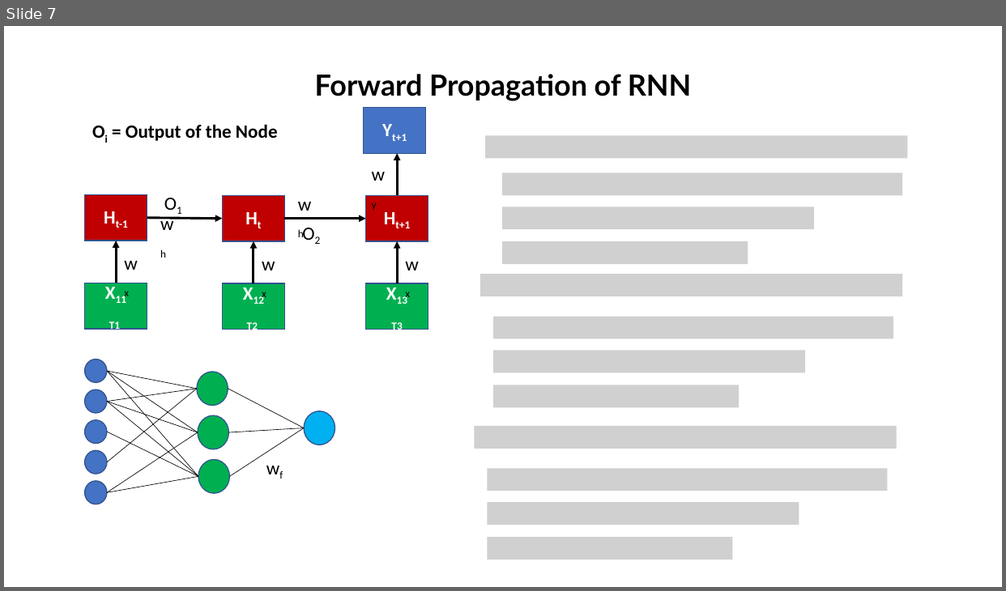
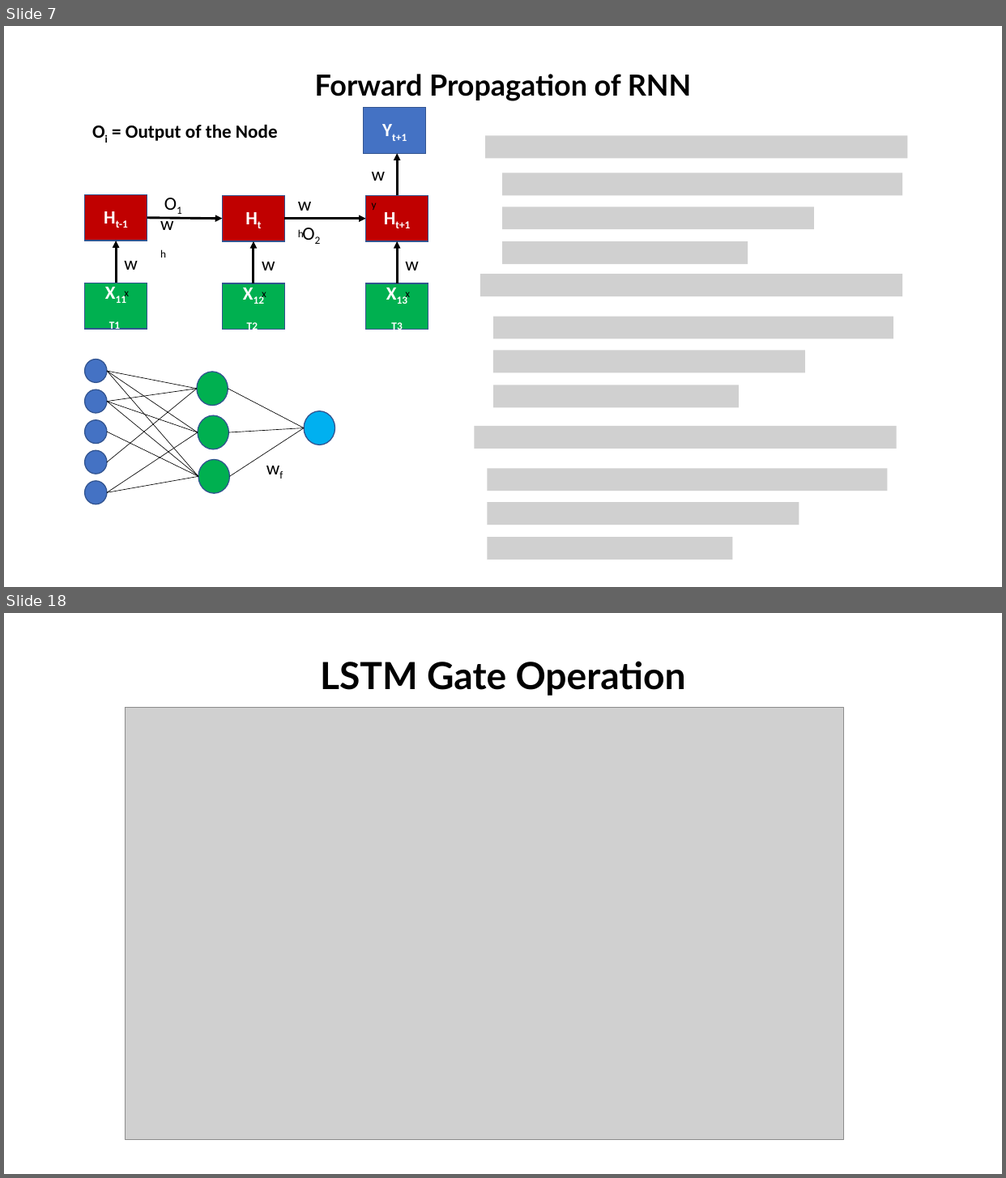
Before and after one commit to alaminbhuyan/ML_DL_AI_Files, a slide deck: DEEP LEARNING/RNN/RNN Concept.pptx. Shown one above the other, each under a label of ours: slide 7 before the commit, slides 7 and 18 after it; the slides between them are not shown. The pictures are 1006x591 and 1006x1178 pixels, drawn with LibreOffice and Linux fonts; fonts in the diff are those of the drawing; grey boxes stand for pictures. Boxes give left, top, right and bottom in pixels: in the first picture for what was removed or moved away, otherwise in the second. Text is boxed around its words. In the diff, an @@ line names an element or a change of style, - is before the commit and + after.

Commit message:
write something on LSTM

```diff
--- a/DEEP LEARNING/RNN/RNN Concept.pptx
+++ b/DEEP LEARNING/RNN/RNN Concept.pptx
@@ slide 18 added at box(4, 613, 1002, 1174), background #FFFFFF @@
@@ title added at box(320, 661, 686, 696), 36 pt, text #000000, bold @@
+LSTM Gate Operation
@@ picture added at box(126, 708, 844, 1140) @@
```
Also in this commit, not shown: 3 slides changed, 11 other slides added, 1 slide removed.
